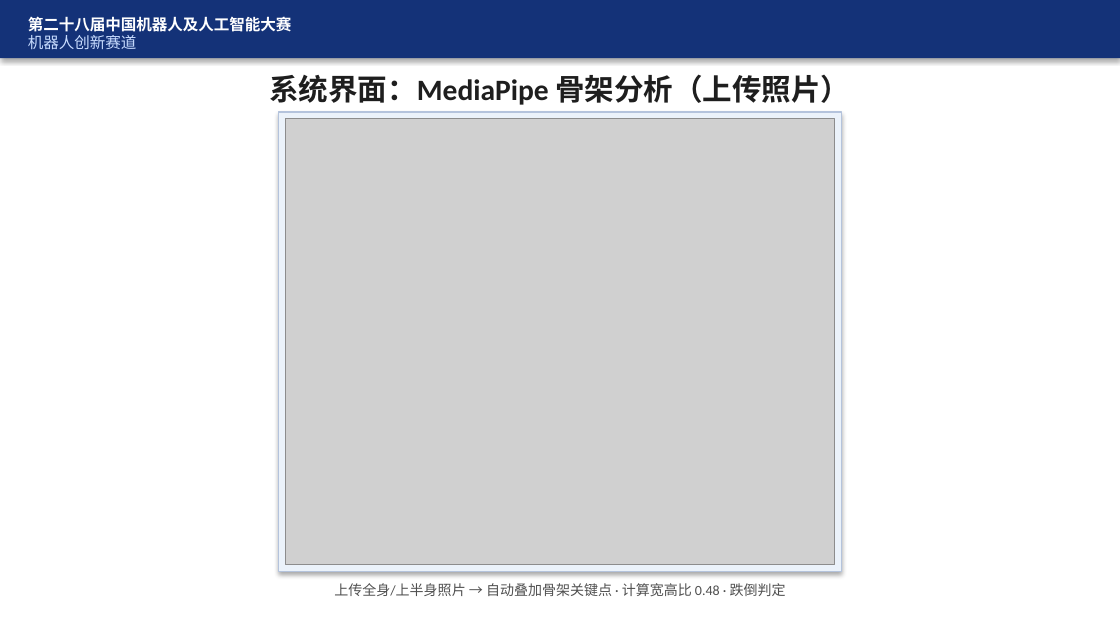
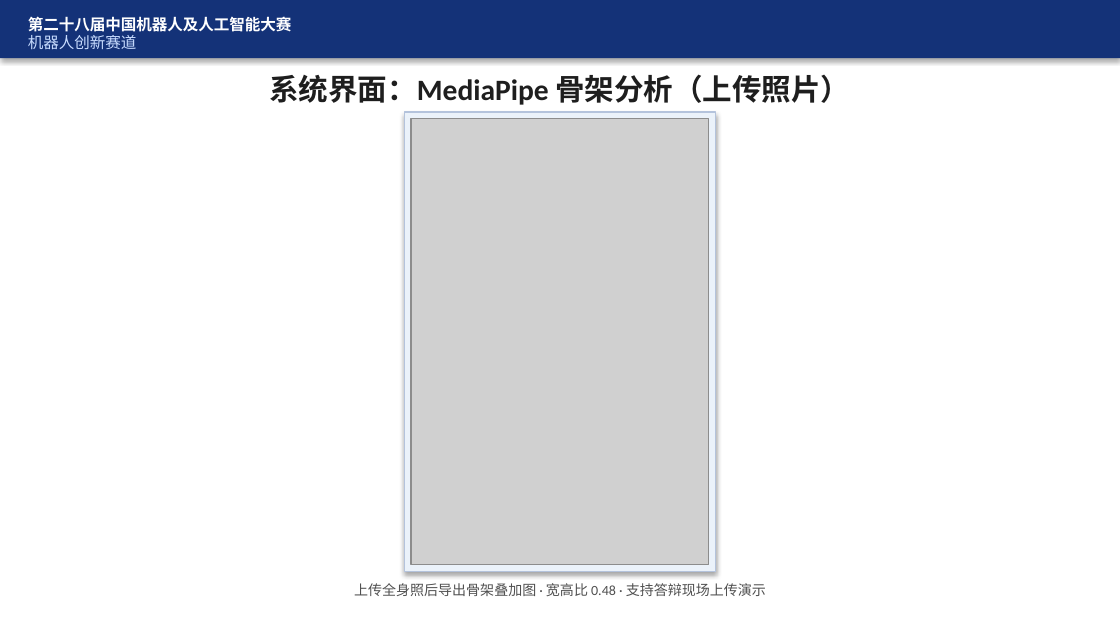
Before and after one commit to FBB123571/ElderCare-Humanoid-Platform, a slide deck: slide 15 of docs/答辩_CareCompanion.pptx. Drawn at 1120x630 pixels with LibreOffice and Linux fonts; fonts in the diff are those of the drawing; grey boxes stand for pictures. Boxes give left, top, right and bottom in pixels: in the first picture for what was removed or moved away, otherwise in the second. Text is boxed around its words. In the diff, an @@ line names an element or a change of style, - is before the commit and + after.

Commit message:
docs: update PPT with full-body MediaPipe pose export
Replace skeleton slide with full-resolution annotated photo and add
team checklist for remaining competition materials.

```diff
--- a/docs/答辩_CareCompanion.pptx
+++ b/docs/答辩_CareCompanion.pptx
@@ rectangle: place and size @@
-rectangle at bbox=[279, 112, 841, 571]
+rectangle at bbox=[404, 112, 716, 571]
@@ picture: place and size @@
-picture at bbox=[286, 119, 834, 564]
+picture at bbox=[411, 119, 709, 564]
@@ text at bbox=[354, 583, 766, 596]: text changed @@
-上传全身/上半身照片 → 自动叠加骨架关键点 · 计算宽高比 0.48 · 跌倒判定
+上传全身照后导出骨架叠加图 · 宽高比 0.48 · 支持答辩现场上传演示
```
Also in this commit, not shown: 4 other files.
